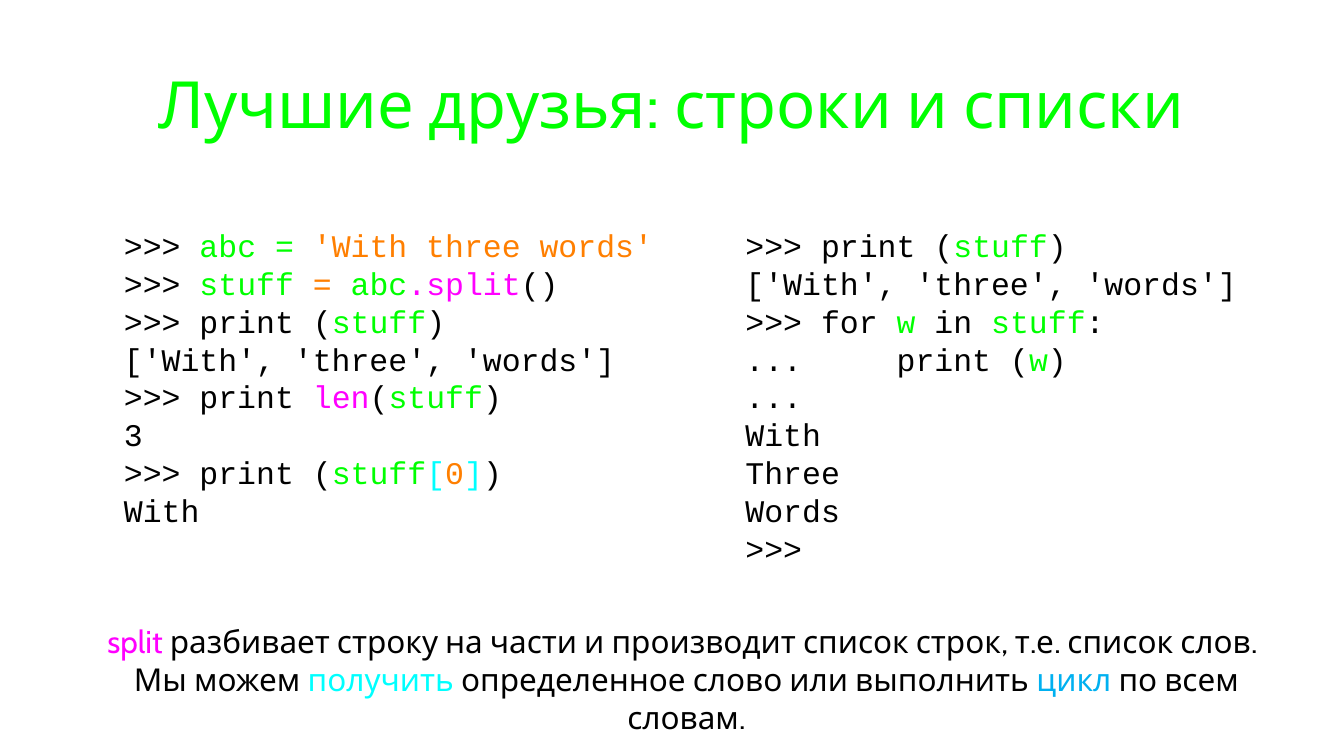
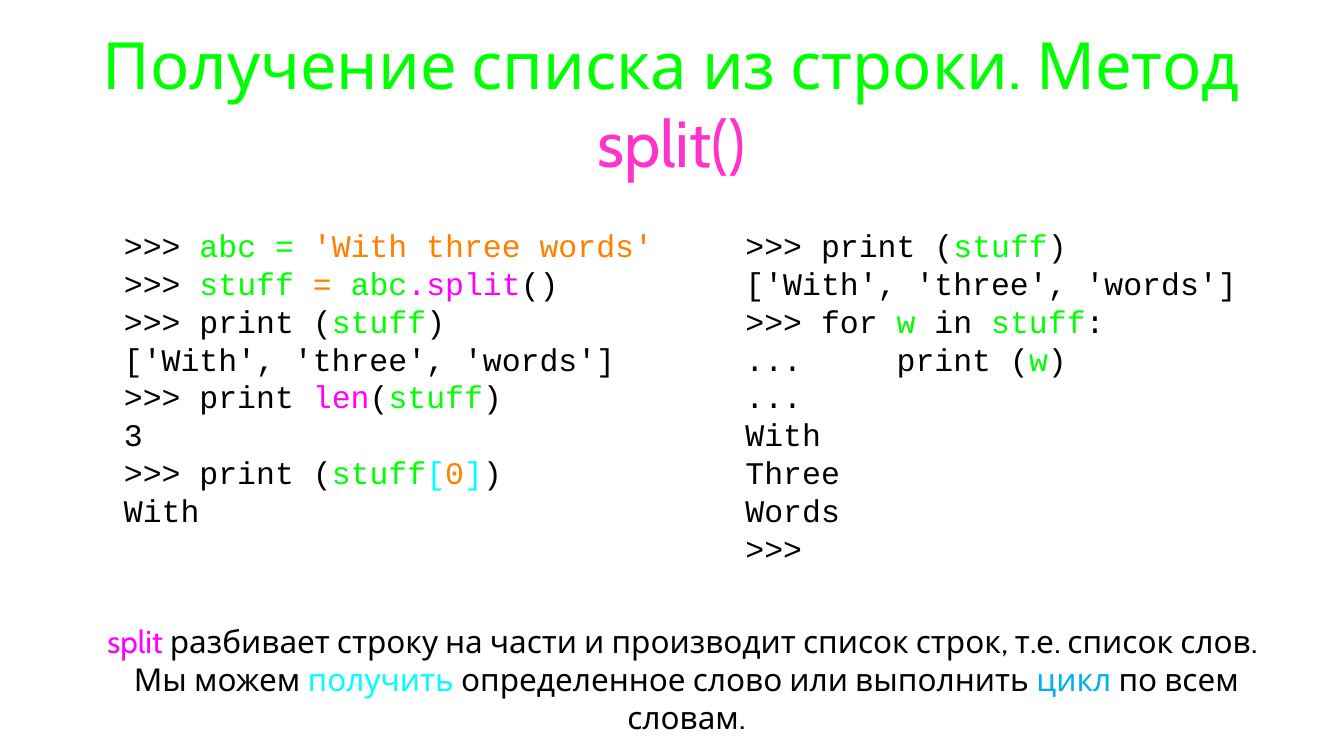
Before and after one commit to maxchv/LearnPython, a slide deck: slide 54 of week02/05.Lists.pptx (slide 34 before the commit). Drawn at 1344x756 pixels with LibreOffice and Linux fonts; fonts in the diff are those of the drawing. Boxes give left, top, right and bottom in pixels: in the first picture for what was removed or moved away, otherwise in the second. Text is boxed around its words. In the diff, an @@ line names an element or a change of style, - is before the commit and + after.

Commit message:
обновлена презентация по спискам

```diff
--- a/week02/05.Lists.pptx
+++ b/week02/05.Lists.pptx
@@ title at [103,42,1239,182]: text changed @@
-Лучшие друзья: строки и списки
+Получение списка из строки. Метод split()
```
Also in this commit, not shown: 6 other slides changed, 20 slides added, 2 slides removed, 3 other files.
